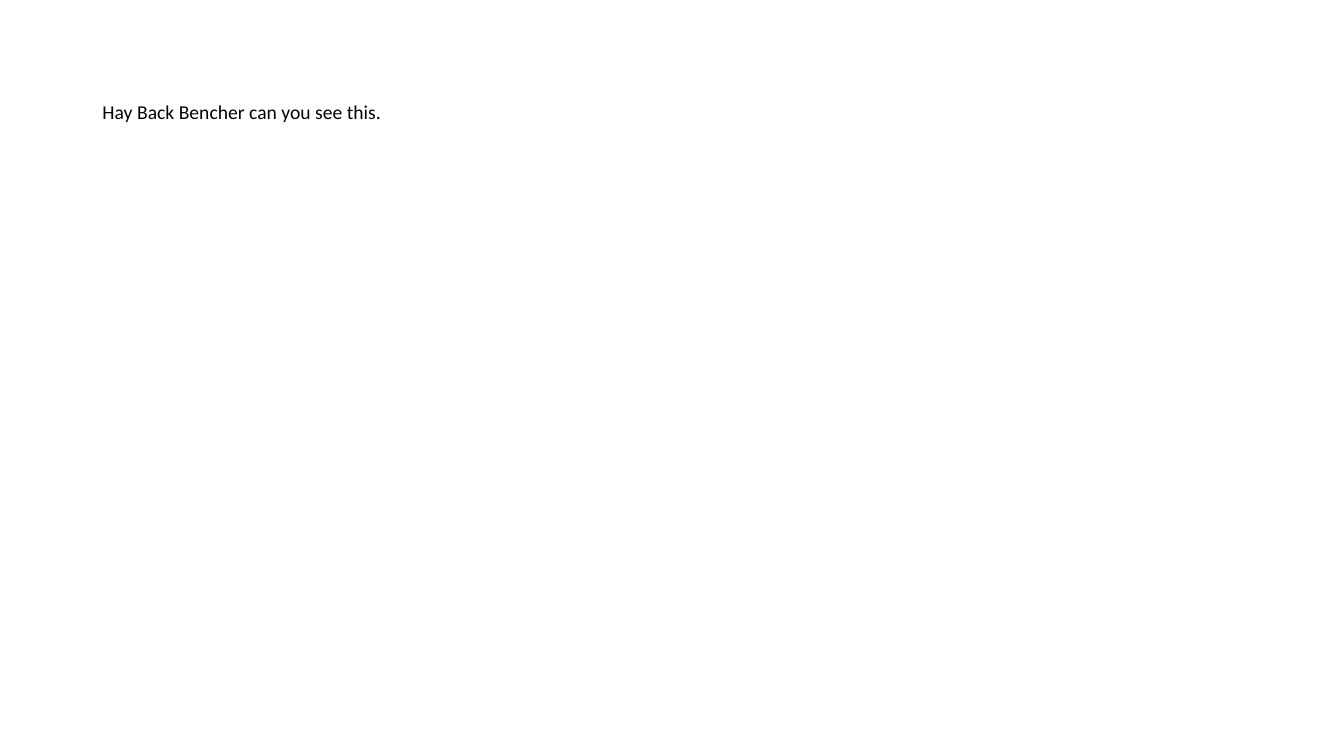
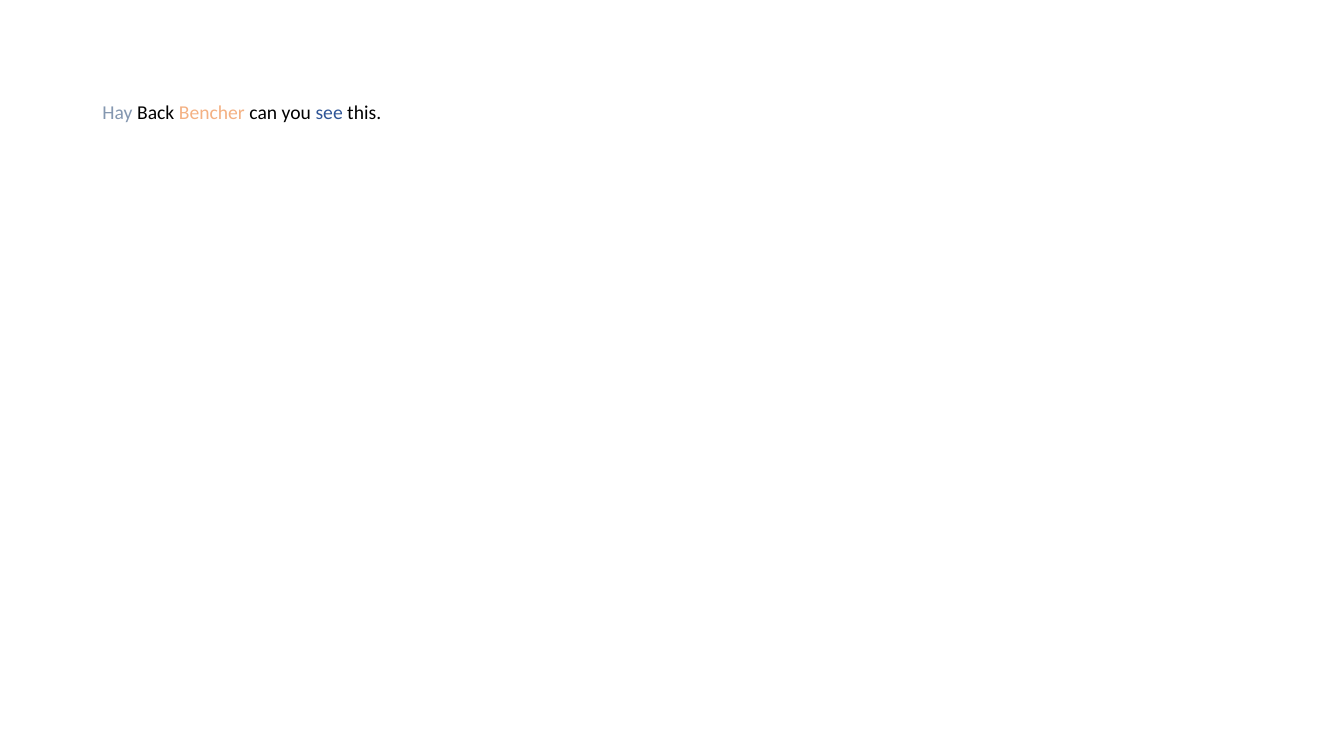
Before and after one commit to tushartushar/slideQ, a slide deck: slide 4 of SlideQTests/TestFile/SlideQTestCount.pptx. Drawn at 1344x756 pixels with LibreOffice and Linux fonts; fonts in the diff are those of the drawing. Boxes give left, top, right and bottom in pixels: in the first picture for what was removed or moved away, otherwise in the second. Text is boxed around its words. In the diff, an @@ line names an element or a change of style, - is before the commit and + after.

Commit message:
ColormaniaSmell

```diff
--- a/SlideQTests/TestFile/SlideQTestCount.pptx
+++ b/SlideQTests/TestFile/SlideQTestCount.pptx
@@ title "Hay Back Bencher can you ..." at [102, 105, 381, 122]: text colour #000000 to #8497B0 in "Hay"; text colour #000000 to #F4B183 in "Bencher"; text colour #000000 to #2F5597 in "see" @@
```
